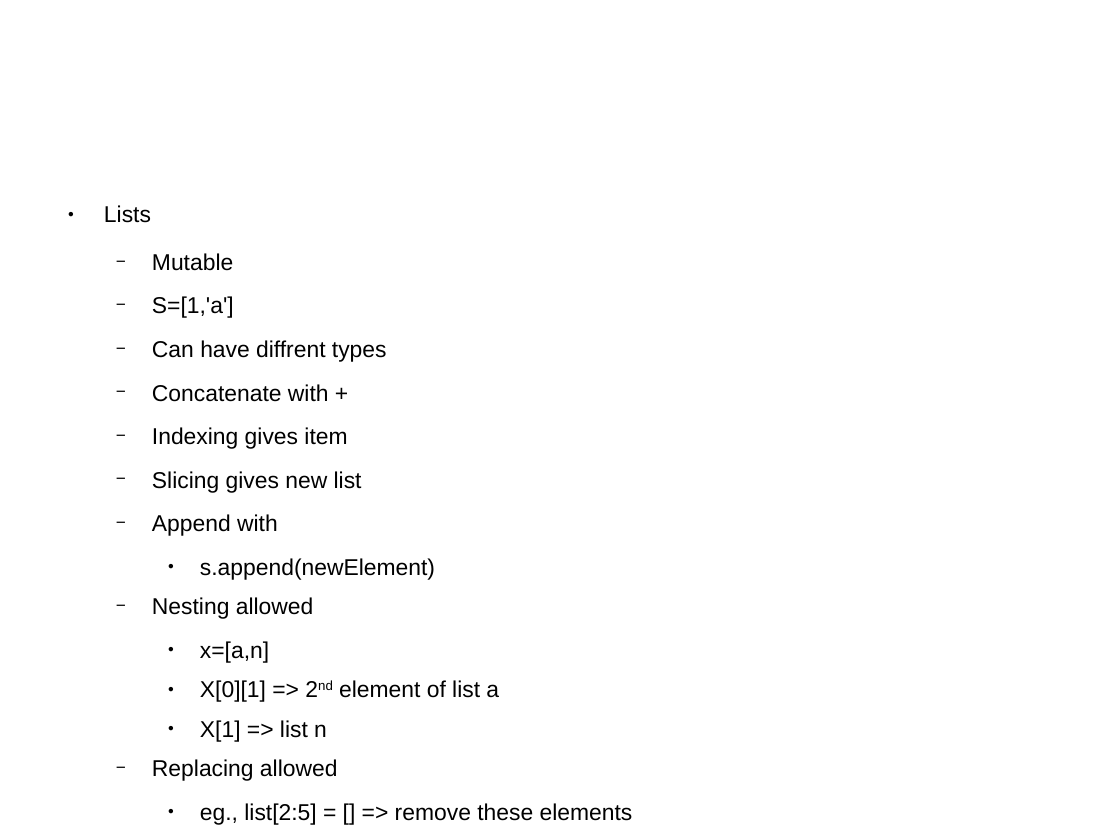
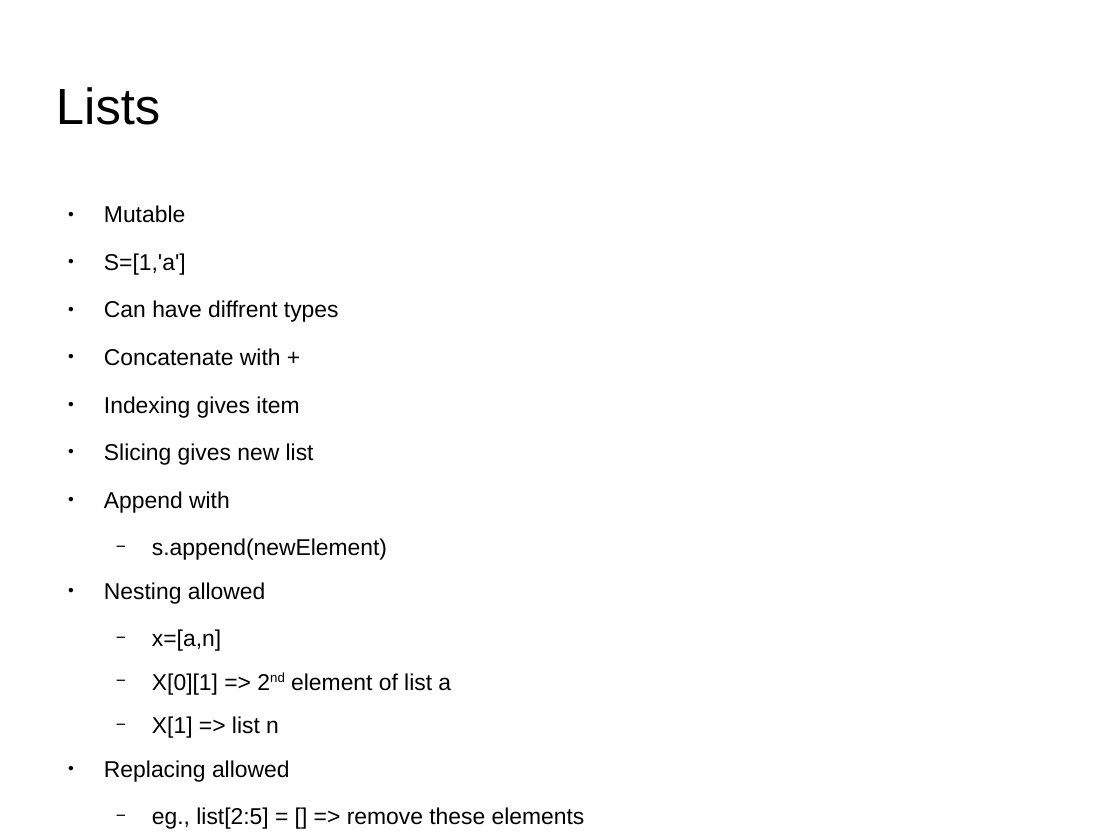
Before and after one commit to shikha-desai/Internship_PreWork, a slide deck: slide 11 of Python/Python_Notes.odp (slide 9 before the commit). Drawn at 1120x840 pixels with LibreOffice and Linux fonts; fonts in the diff are those of the drawing; background and template pictures are left out. Boxes give left, top, right and bottom in pixels: in the first picture for what was removed or moved away, otherwise in the second. Text is boxed around its words. In the diff, an @@ line names an element or a change of style, - is before the commit and + after.

```diff
--- a/Python/Python_Notes.odp
+++ b/Python/Python_Notes.odp
@@ title added at box(56, 87, 160, 125), 36 pt, text #000000 @@
+Lists
@@ text "Mutable" at box(104, 205, 585, 829): bullet − to ●; list level 2 to 1 in "Mutable"; list level 2 to 1 in "S=[1,'a']"; list level 2 to 1 in "Can have diffrent types"; list level 2 to 1 in "Concatenate with +"; list level 2 to 1 in "Indexing gives item"; list level 2 to 1 in "Slicing gives new list"; list level 2 to 1 in "Append with"; bullet ● to −; list level 3 to 2 in "s.append(newElement)"; list level 2 to 1 in "Nesting allowed"; list level 3 to 2 in "x=[a,n]"; list level 3 to 2 in "X[0][1] => 2nd element of ..."; list level 3 to 2 in "X[1] => list n"; list level 2 to 1 in "Replacing allowed"; list level 3 to 2 in "eg., list[2:5] = [] => ..." @@
@@ text at box(104, 205, 151, 223): paragraph removed @@
-● Lists
```
Also in this commit, not shown: 9 other slides changed, 24 slides added, 3 other files.
